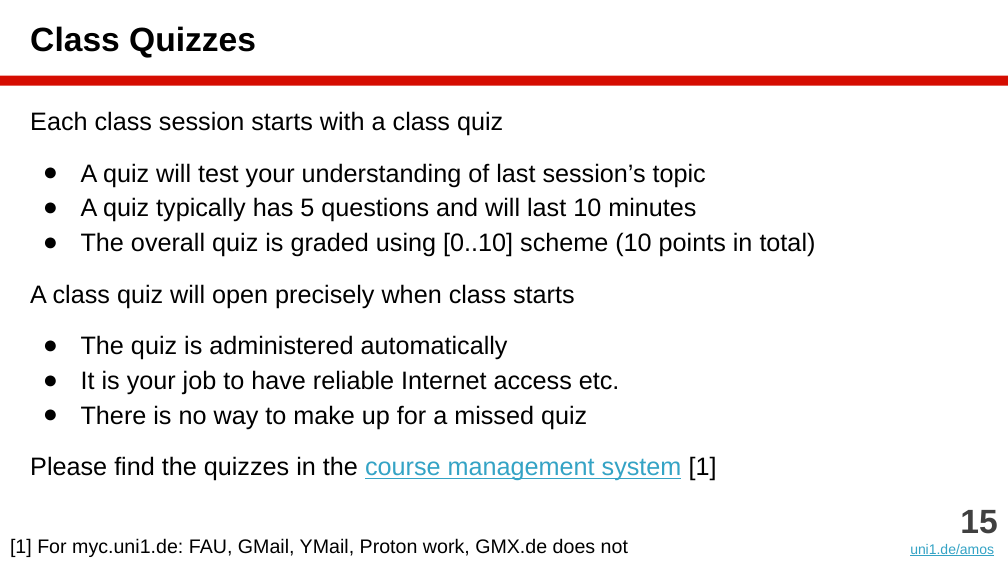
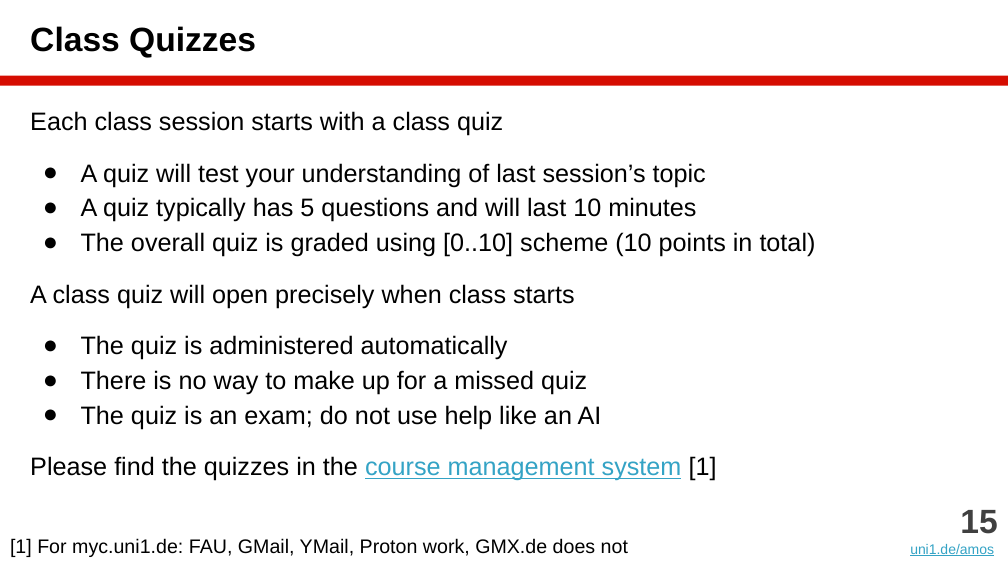
Before and after one commit to dirkriehle/amos-course, a slide deck: slide 15 of Lecture slides/AMOS A01 - Introduction.pptx. Drawn at 1008x567 pixels with LibreOffice and Linux fonts; fonts in the diff are those of the drawing. Boxes give left, top, right and bottom in pixels: in the first picture for what was removed or moved away, otherwise in the second. Text is boxed around its words. In the diff, an @@ line names an element or a change of style, - is before the commit and + after.

```diff
--- a/Lecture slides/AMOS A01 - Introduction.pptx
+++ b/Lecture slides/AMOS A01 - Introduction.pptx
@@ text at (81,370,620,395): paragraph removed @@
-● It is your job to have reliable Internet access etc.
@@ text at (81,405,602,429): paragraph added @@
+● The quiz is an exam; do not use help like an AI
```
Also in this commit, not shown: 1 other slide changed, 12 other files.
